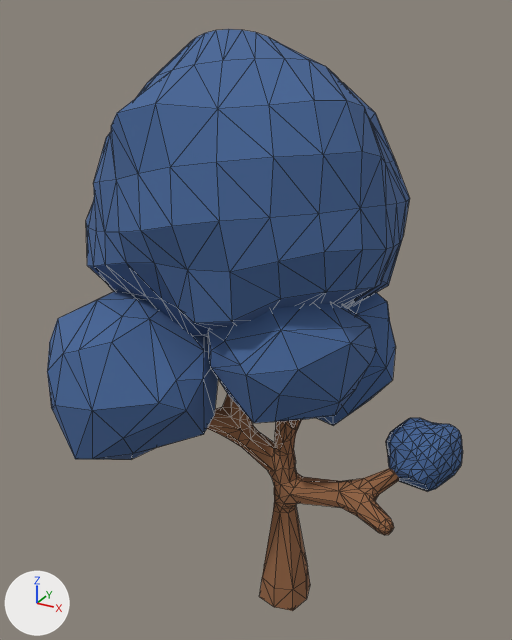
Before and after pictures for a commit that changed the glTF model assets/models/trees/tree-winter-complete/tree-winter-complete-9-012.glb.
Before and after are seen from a 50 mm lens placed at (1.71, -1.883, 4.853), pointed at (0.694, -0.036, 3.93). The lights are fixed; the arrows at lower left show +X, +Y and +Z. The picture after the commit comes second. Mesh edges are drawn as thin lines. Where no turn or scale is listed for an object, it has been applied to the vertices. Vertices at exactly the same position are counted once.
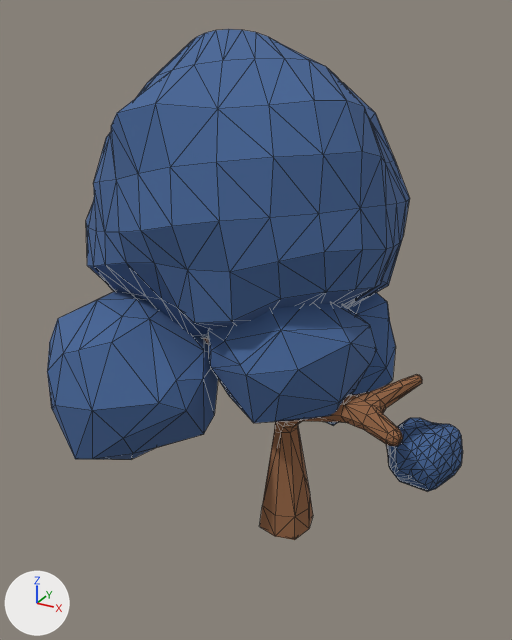
The newer file is also turned or shifted as a whole; pictures and numbers use the older file's frame.

The change, as a list of edits to the scene's bpy script:
```text
Change me_object_255:
    used by ob_object_465; location = (0.871, -0.167, 3.624)
    remove me_object_255.from_pydata(...)  # 348 vertices, 692 faces; spans x -0.38..0.401, y -0.236..0.239, z -0.621..0.497
    add me_object_255.from_pydata(...)  # 348 vertices, 692 faces; spans x -0.38..0.401, y -0.236..0.239, z -0.321..0.798
    me_object_255 part 1: the whole mesh is moved by (0.0, 0.0, 0.3)
```

Changed parts and their boxes [x1, y1, x2, y2] in the pictures (512 x 640 px):
'Object_465', moved: before [207, 394, 400, 611]; after [203, 338, 422, 540]
